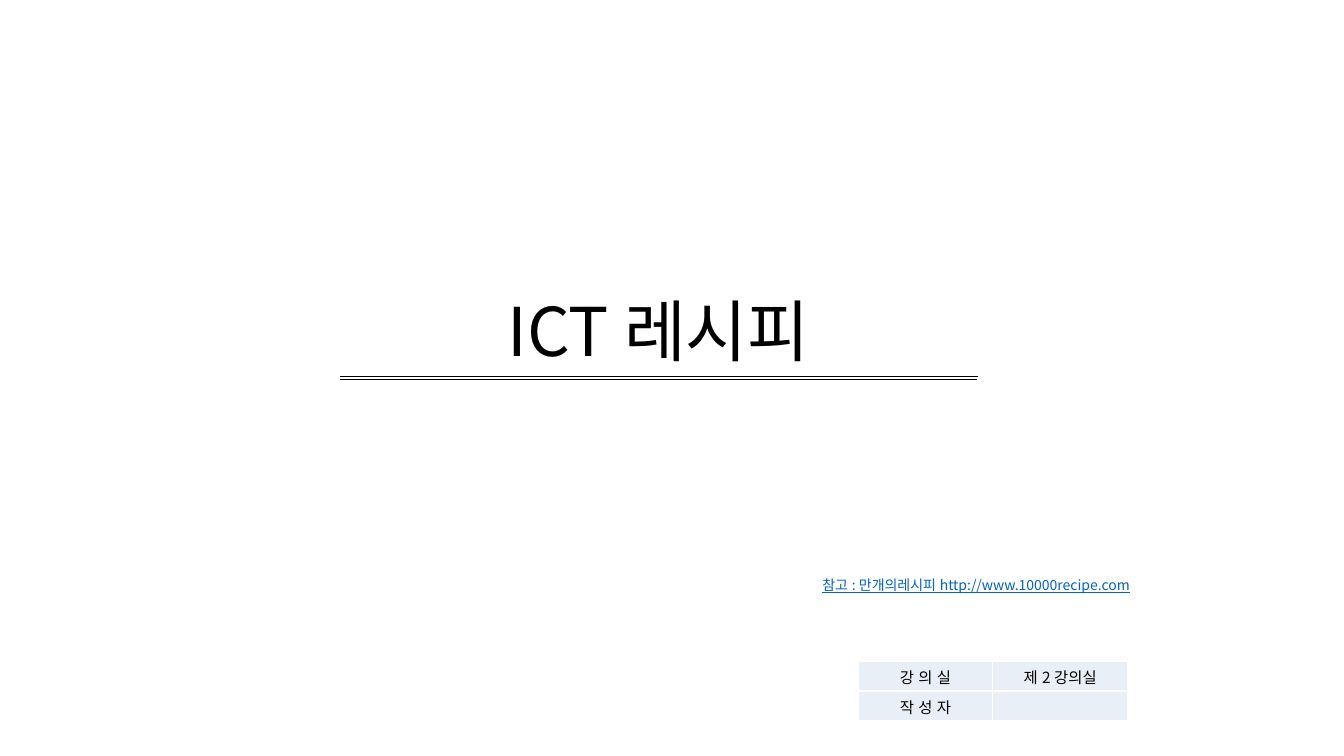
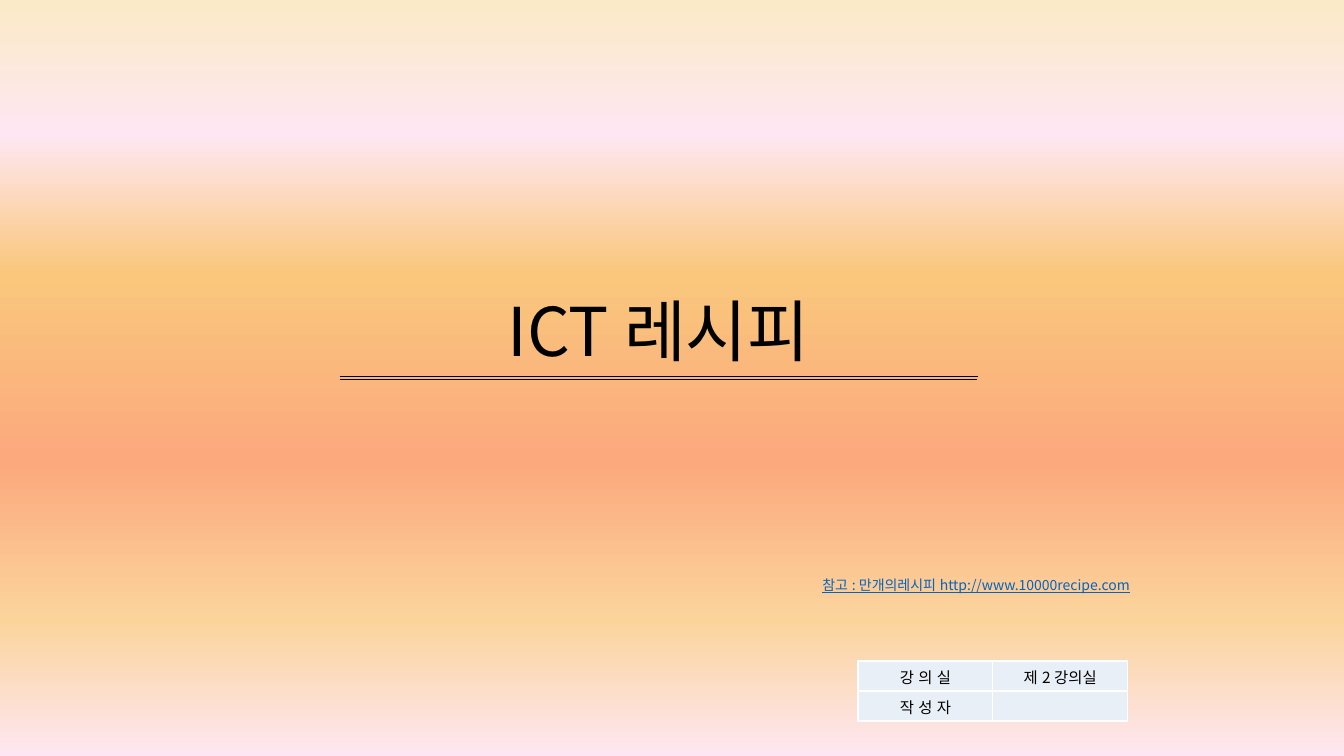
Before and after one commit to ictprojectteam/Project01, a slide deck: slide 1 of ICT레시피.pptx. Drawn at 1344x756 pixels with LibreOffice and Linux fonts; fonts in the diff are those of the drawing; background and template pictures are left out. Boxes give left, top, right and bottom in pixels: in the first picture for what was removed or moved away, otherwise in the second. Text is boxed around its words. In the diff, an @@ line names an element or a change of style, - is before the commit and + after.

```diff
--- a/ICT레시피.pptx
+++ b/ICT레시피.pptx
@@ background picture (left out) to gradient #FBEAC7 to #FEE7F2 to #FAC77D to #FBA97D to #FBD49C @@
```
Also in this commit, not shown: 24 other slides changed, 1 slide added, 7 other files.
